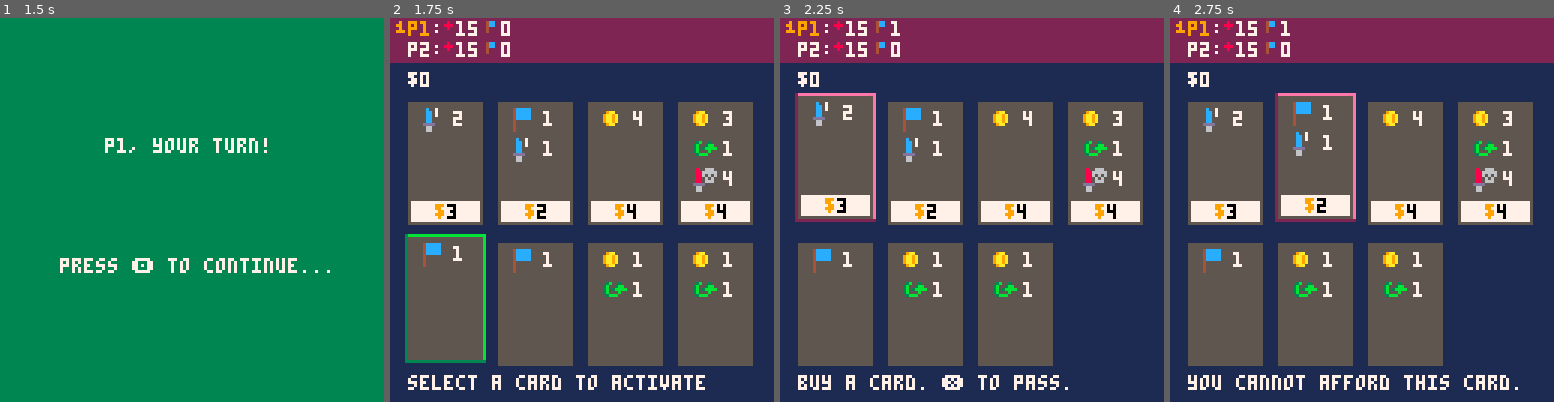
Above: before the commit, frames 1-4 (left to right).
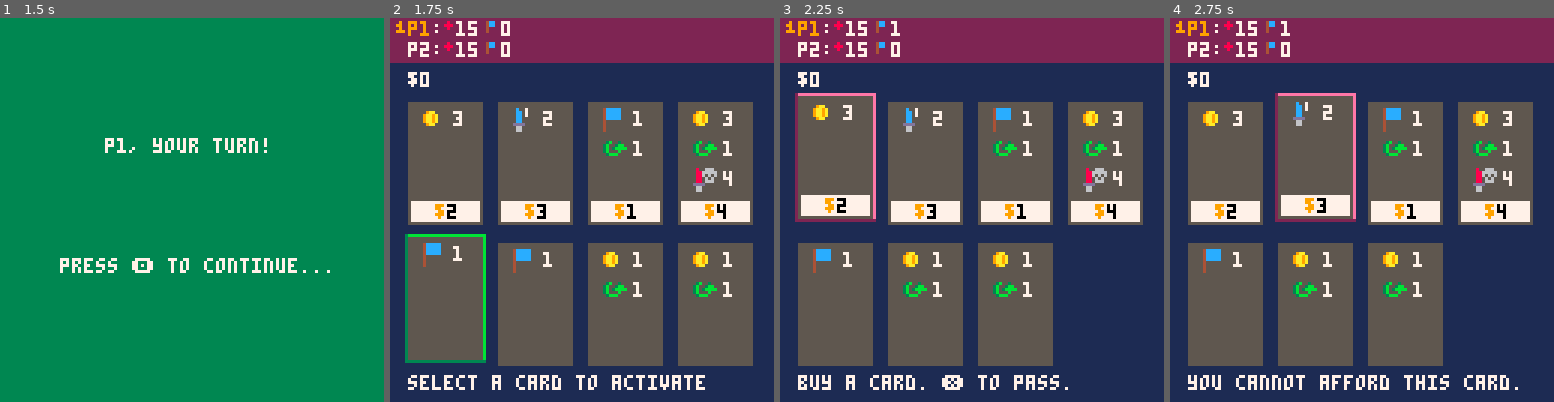
Above: after the commit, the same moments.

Repository: camden/minidom
Game: PICO-8 cartridge dom.p8
The game is run twice, just before and just after one commit, with the same random seed, the same clock (stepped at 60 frames per second) and the same inputs.
Inputs:
- Up to frame 1 (1.5 s): tap X (X key) at 0.33, 1.07 s; tap O (Z key) at 0.7 s
- Up to frame 2 (1.75 s): hold Right from 1.6 s (still down); tap O (Z key) at 1.7 s
- Up to frame 3 (2.25 s): tap X (X key) at 1.85 s; release Right at 2.1 s; tap O (Z key) at 2.1 s
- Up to frame 4 (2.75 s): hold Right from 2.47 s (still down); tap O (Z key) at 2.5 s

Frame 1 is identical in both runs. In frame 2, 1.2% of the frame differs, in the area x 8-66%, y 23-53%; in frame 3, 1.2%; in frame 4, 1.2%.

Commit message:
tweaked cards

Diff:
--- a/dom.p8
+++ b/dom.p8
@@ -547,15 +547,15 @@
 
   add_cards(make_card(2, gold_fx), 4, player)
   add_cards(make_card(4, gold_4_fx), 3, player)
-  add_cards(make_card(1, points_fx), 1, player)
+  add_cards(make_card(1, points_fx, actions_fx), 3, player)
   add_cards(make_card(3, attack_one_2_fx), 3, player)
   add_cards(make_card(3, cards_fx, actions_fx), 2, player)
   add_cards(make_card(2, heal_fx), 2, player)
-  add_cards(make_card(2, points_fx, attack_one_1_fx), 2, player)
+  add_cards(make_card(3, points_fx, attack_one_1_fx), 2, player)
   add_cards(make_card(2, dmg_self_fx, attack_one_3_fx), 2, player)
   add_cards(make_card(6, heal_2_fx, attack_all_fx), 2, player)
   add_cards(make_card(4, gold_fx, actions_fx, dmg_self_4_fx), 2, player)
-  add_cards(make_card(3, take_first_player), num_players, player)
+  add_cards(make_card(3, take_first_player_fx), num_players, player)
 end
 
 function initialize_player_deck(player)
